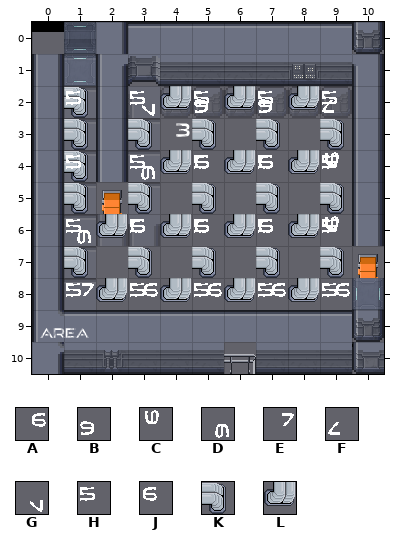
Tiled map: cocos/Code/assets/resources/map/map_1-1-N-3.tmx. Above is the file before it was changed.
Cells are 32x32 px. Shown: x 0..10, y 0..10. Tiles whose own drawing changed are shown in their newer look in all pictures.
Key: from "scifi_tileset_02": A 158, B 158 turned 180, C 158 turned 270, D 158 turned 90, E 159, F 159 turned 180, G 159 turned 90, H 167, J 168, K 178, L 178 turned 90.
_ is an empty cell.
Layers that did not change in this view are not listed.
Layer "Tile Layer 6" before, first column x 0:
 0 ___________
 1 ___________
 2 _K_GLBLBLF_
 3 _K_K_K_K_K_
 4 _K_DLJLJLC_
 5 _K_K_K_K_K_
 6 _DLJLJLJLC_
 7 _K_K_K_K_K_
 8 _ELALALALA_
 9 ___________
10 ___________
Layer "r" before, first column x 0:
 0 ___________
 1 ___________
 2 _H_H_H_H_H_
 3 ___________
 4 _H_H_H_H_H_
 5 ___________
 6 _H_H_H_H_H_
 7 ___________
 8 _H_H_H_H_H_
 9 ___________
10 ___________
And afterwards:
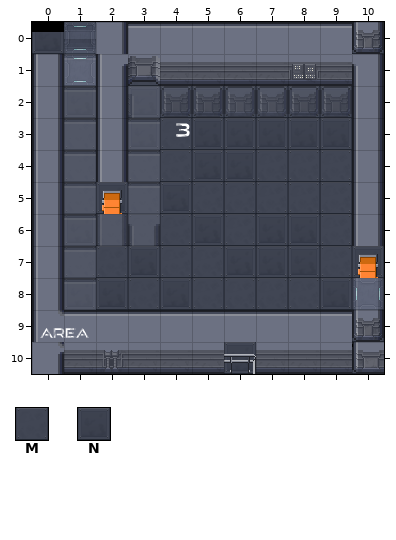
Further tiles: from "proba_scifi": M 112, N 113.
Difference:
Changed rows in their new state; . is an unchanged cell.
Layer "f":
first column x 0:
 0 N.........M
 1 ...M.......
 2 .N.NNNMMNN.
 3 .M.NMNNNNN.
 4 .M.MMNNMMM.
 5 .MNMNMMMMM.
 6 .NMMMNMNNM.
 7 .MMNMMNNNMN
 8 .NNMNMMMMN.
 9 ..........N
10 ......N....
Layer "Tile Layer 6" (removed):
first column x 1:
 2 _._______
 3 _._._._._
 4 _._______
 5 _._._._._
 6 _________
 7 _._._._._
 8 _________
Layer "r" (removed):
first column x 1:
 2 _._._._._
 4 _._._._._
 6 _._._._._
 8 _._._._._
